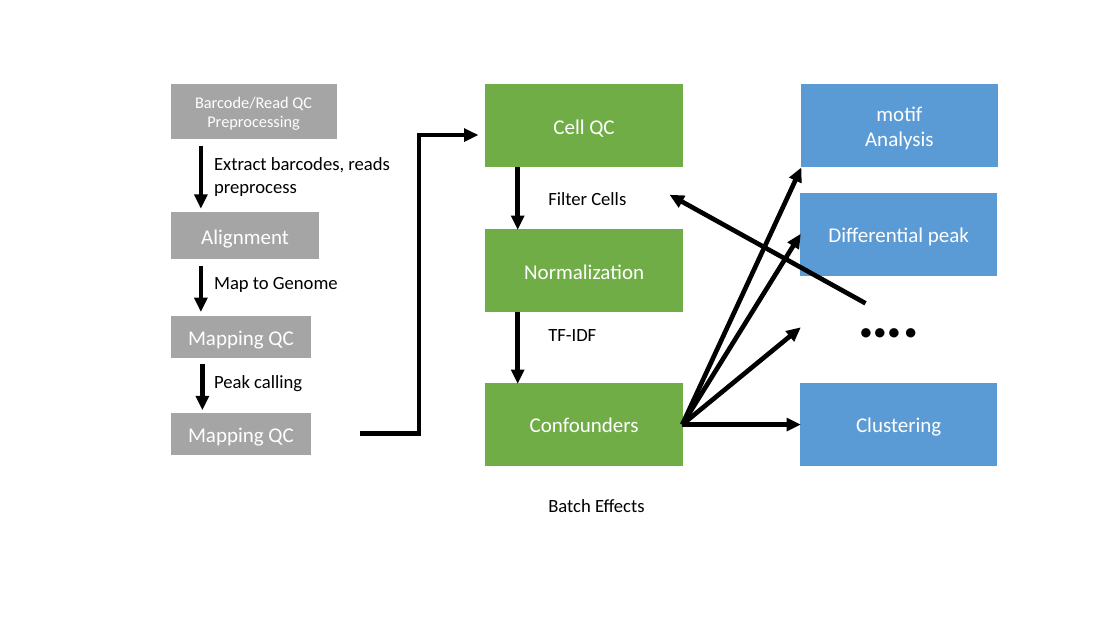
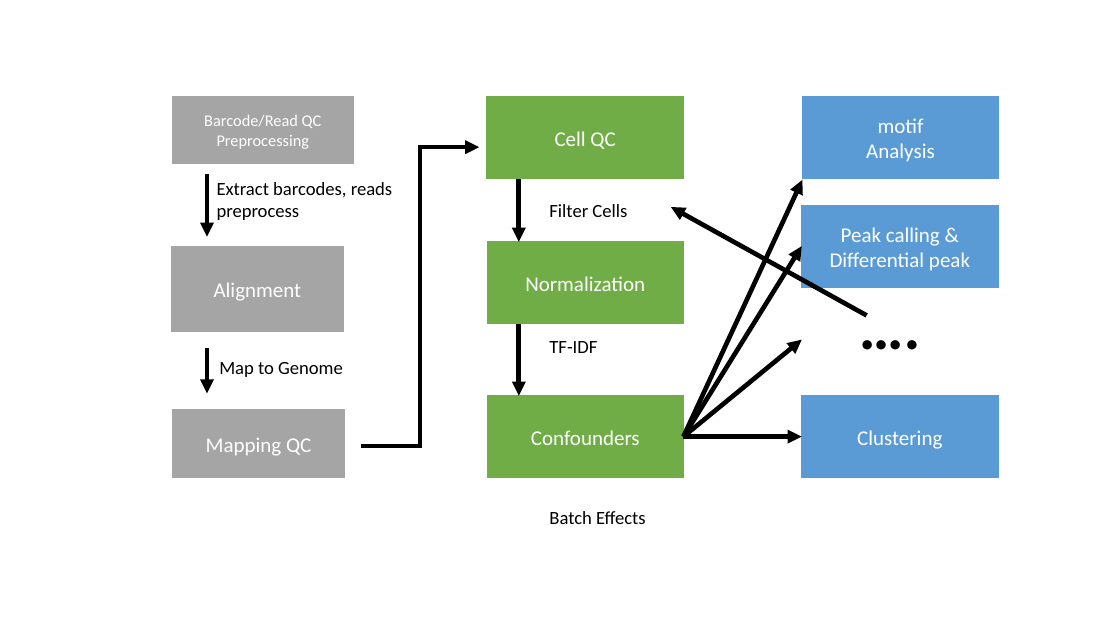
Before and after one commit to ucdavis-bioinformatics-training/2024-June-Advanced-Topics-in-Single-Cell-RNA-Seq-Multiome, a slide deck: slide 1 of data_reduction/figures/flowchart2.pptx. Drawn at 1120x630 pixels with LibreOffice and Linux fonts; fonts in the diff are those of the drawing. Boxes give left, top, right and bottom in pixels: in the first picture for what was removed or moved away, otherwise in the second. Text is boxed around its words. In the diff, an @@ line names an element or a change of style, - is before the commit and + after.

```diff
--- a/data_reduction/figures/flowchart2.pptx
+++ b/data_reduction/figures/flowchart2.pptx
@@ rectangle "Barcode/Read QC": place and size @@
-rectangle "Barcode/Read QC" at (171,85,336,139)
+rectangle "Barcode/Read QC" at (172,97,353,163)
@@ arrow moved from (201, 145) - (201, 208) to (207, 174) - (207, 237) @@
@@ text "Extract barcodes, reads": place and size @@
-text "Extract barcodes, reads" at (214,157,389,196)
+text "Extract barcodes, reads" at (217,182,392,220)
@@ 6 arrows, 5 rectangles, 3 texts, 1 elbow arrow: place and size @@
-6 arrows, 5 rectangles, 3 texts, 1 elbow arrow at (360,85,998,512)
+6 arrows, 5 rectangles, 3 texts, 1 elbow arrow at (361,97,999,524)
@@ text in rectangle at (830,227,970,271): text changed @@
-Differential peak
+Peak calling & Differential peak
@@ rectangle "Alignment": place and size @@
-rectangle "Alignment" at (171,213,319,259)
+rectangle "Alignment" at (171,247,344,331)
@@ arrow moved from (201, 266) - (201, 312) to (207, 348) - (207, 393) @@
@@ text "Map to Genome": place and size @@
-text "Map to Genome" at (214,277,338,292)
+text "Map to Genome" at (219,362,343,377)
@@ arrow removed from (202, 365) to (202, 410) @@
@@ text removed at (214,375,302,392) @@
-Peak calling
@@ rectangle removed at (171,413,311,455) @@
-Mapping QC
@@ rectangle "Mapping QC": place and size @@
-rectangle "Mapping QC" at (171,317,311,358)
+rectangle "Mapping QC" at (172,410,344,478)
@@ 1 text, 1 rectangle, 1 arrow: place and size @@
-1 text, 1 rectangle, 1 arrow at (486,192,801,424)
+1 text, 1 rectangle, 1 arrow at (487,204,802,437)
```
Also in this commit, not shown: 1 other file.
